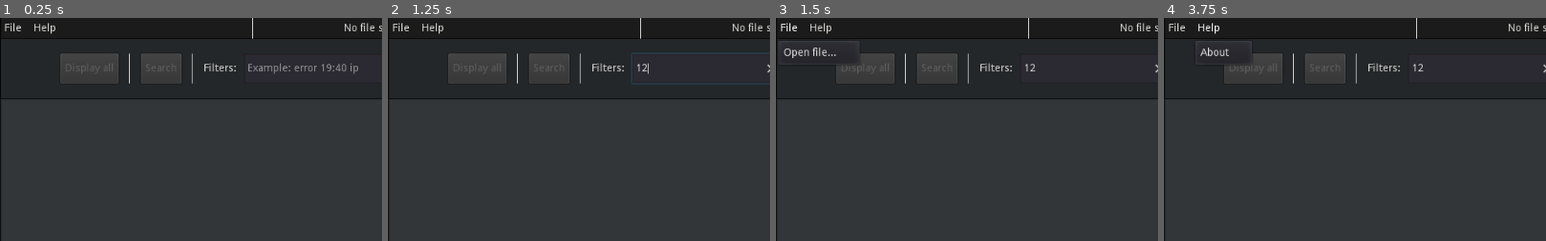
Above: before the commit, frames 1-4 (left to right).
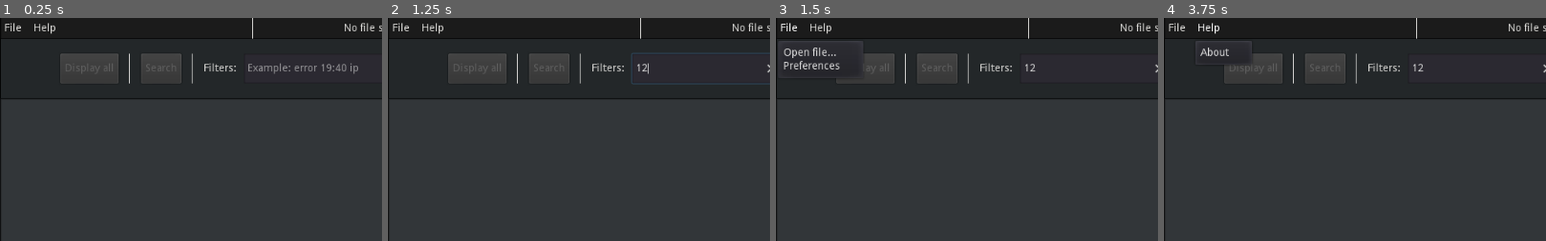
Above: after the commit, the same moments.

Repository: Lyaaaaaaaaaaaaaaa/Logs_Filter_2
Game: Godot game, scene res://src/main.tscn
Two runs of this game, one before a commit and one after it. Both use one fixed random seed, a clock stepped at 60 frames per second and the inputs below.
Inputs (mouse positions are % of the whole screen's width and height, from its top left):
- Up to frame 1 (0.25 s): no input
- Up to frame 2 (1.25 s): click (42, 11) at 0.52 s; type "12" at 0.6 s
- Up to frame 3 (1.5 s): click "File" at 1.25 s
- Up to frame 4 (3.75 s): click "File" at 2 s; click "File" at 2.75 s; click "Help" at 3.5 s
The pictures show only the part of the screen within x 0-50%, y 0-50%; the shares and areas given below are measured in that part.

Frames 1-2 are identical in both runs. In frame 3, 0.4% of the frame differs, in the area x 2-23%, y 10-27%; in frame 4, nothing differs.

Commit message:
Added the preferences item in the File menu
- Added a `preferences` in the File menu.

Diff:
--- a/Godot/src/interface/top_menu.gd
+++ b/Godot/src/interface/top_menu.gd
@@ -8,12 +8,18 @@
 #-- Changelog:
 #--  - 28/04/2021 Lyaaaaa
 #--     - Created the file.
+#--
+#--  - 22/07/2021 Lyaaaaa
+#--     - Added a signal `preferences_button_pressed` and a condition in
+#--         _on_open_file_popup_menu_pressed to emit it if you select the item
+#--         number 1.
 #------------------------------------------------------------------------------
 
 extends Panel
 
 signal open_file_button_pressed
 signal about_button_pressed
+signal preferences_button_pressed
 
 var _file_button : MenuButton
 var _help_button : MenuButton
@@ -52,6 +58,10 @@
     if p_id == 0:
         emit_signal("open_file_button_pressed")
 
+    elif p_id == 1:
+        emit_signal("preferences_button_pressed")
+
+
 func _on_help_popup_menu_pressed(p_id : int) -> void:
     if p_id == 0:
         emit_signal("about_button_pressed")
--- a/Godot/src/interface/top_menu.tscn
+++ b/Godot/src/interface/top_menu.tscn
@@ -51,7 +51,7 @@
 margin_bottom = 28.0
 mouse_default_cursor_shape = 2
 text = "File"
-items = [ "Open file...", null, 0, false, false, 0, 0, null, "", false ]
+items = [ "Open file...", null, 0, false, false, 0, 0, null, "", false, "Preferences", null, 0, false, false, 1, 0, null, "", false ]
 switch_on_hover = true
 
 [node name="HelpButton" type="MenuButton" parent="MarginContainer/HBoxContainer/MenuItems"]
